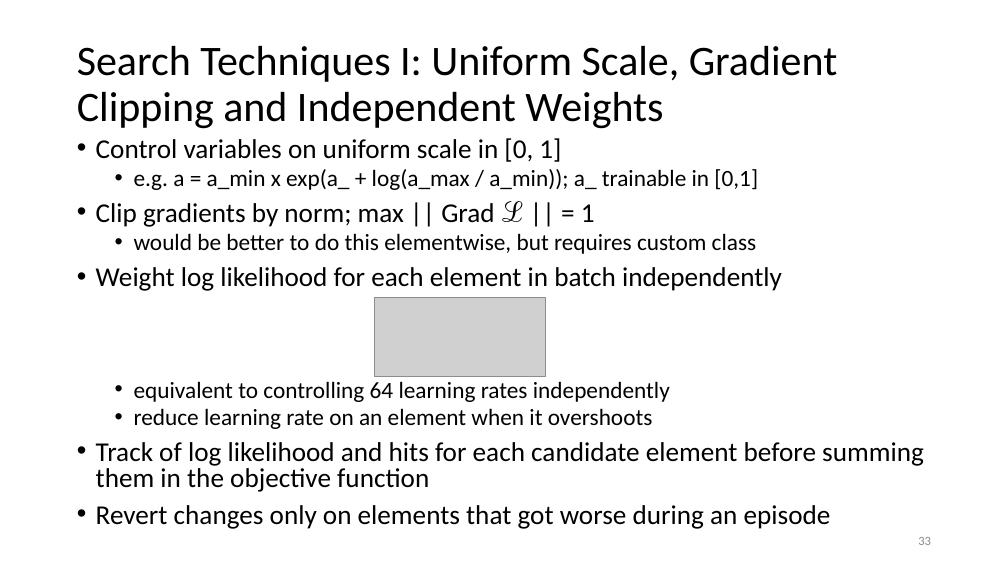
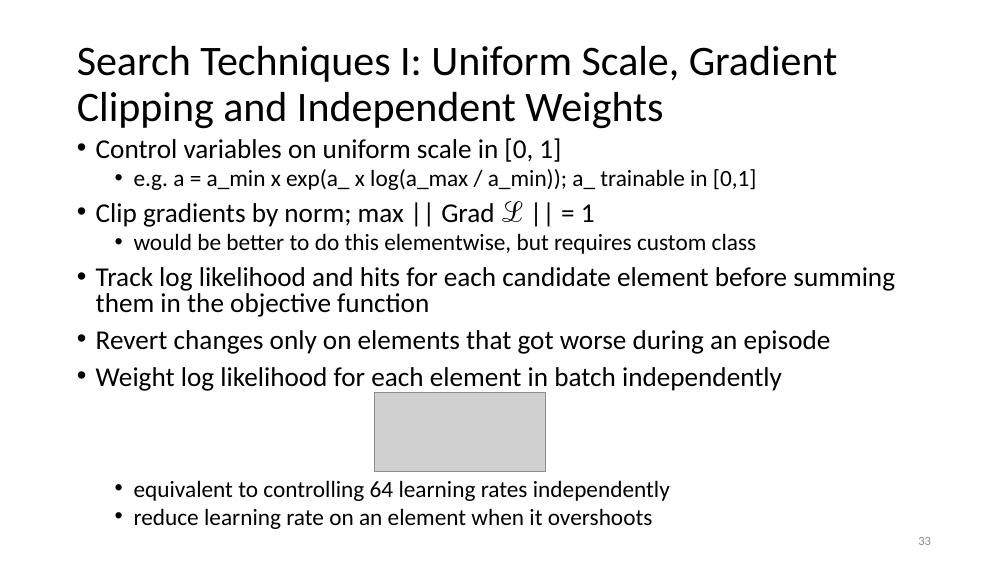
Before and after one commit to memanuel/kepler-sieve, a slide deck: slide 33 of thesis/kepler-sieve-slides.pptx. Drawn at 1008x567 pixels with LibreOffice and Linux fonts; fonts in the diff are those of the drawing; grey boxes stand for pictures. Boxes give left, top, right and bottom in pixels: in the first picture for what was removed or moved away, otherwise in the second. Text is boxed around its words. In the diff, an @@ line names an element or a change of style, - is before the commit and + after.

Commit message:
revised presentation

```diff
--- a/thesis/kepler-sieve-slides.pptx
+++ b/thesis/kepler-sieve-slides.pptx
@@ text at [134, 169, 757, 190]: text changed @@
-  • e.g. a = a_min x exp(a_ + log(a_max / a_min)); a_ trainable in [0,1]
+  • e.g. a = a_min x exp(a_ x log(a_max / a_min)); a_ trainable in [0,1]
@@ text at [96, 267, 895, 354]: paragraphs added @@
+• Track log likelihood and hits for each candidate element before summing them in the objective function
+• Revert changes only on elements that got worse during an episode
@@ picture: place and size @@
-picture at [374, 297, 545, 376]
+picture at [374, 392, 545, 471]
@@ text at [96, 442, 924, 529]: paragraphs removed @@
-• Track of log likelihood and hits for each candidate element before summing them in the objective function
-• Revert changes only on elements that got worse during an episode
```
Also in this commit, not shown: 1 other file.
